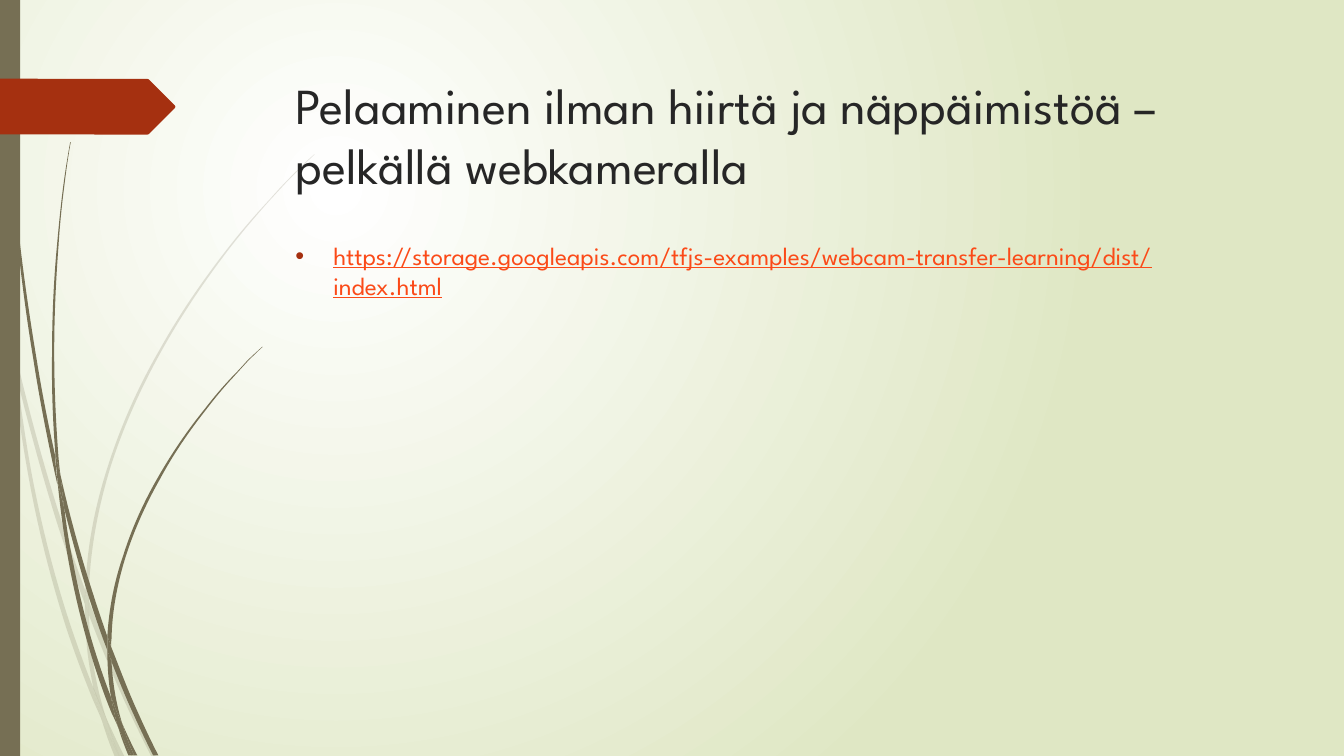
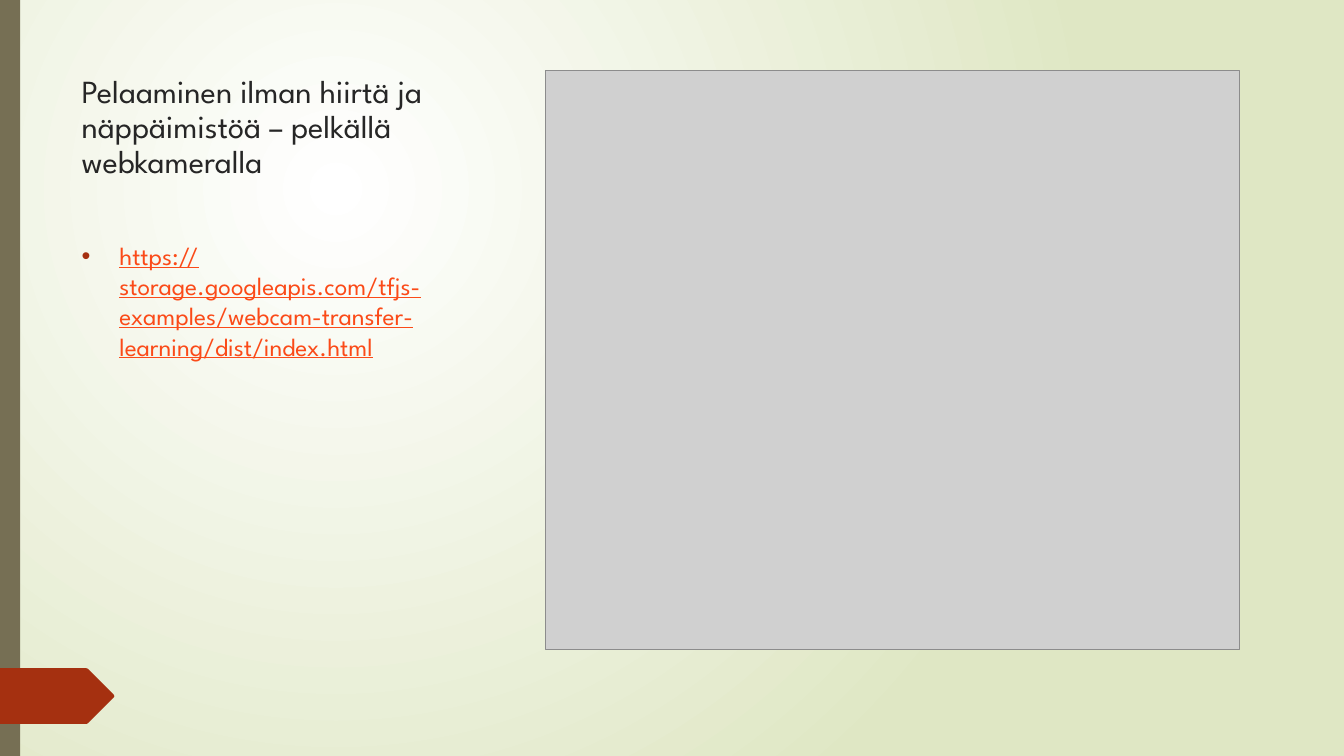
Before and after one commit to Jooseba/DrawTensor, a slide deck: slide 4 of TensorFlow.pptx. Drawn at 1344x756 pixels with LibreOffice and Linux fonts; fonts in the diff are those of the drawing; grey boxes stand for pictures. Boxes give left, top, right and bottom in pixels: in the first picture for what was removed or moved away, otherwise in the second. Text is boxed around its words. In the diff, an @@ line names an element or a change of style, - is before the commit and + after.

Commit message:
updated pptx

```diff
--- a/TensorFlow.pptx
+++ b/TensorFlow.pptx
@@ rectangle removed at box(0, 0, 20, 756) @@
@@ rectangle added at box(0, 0, 1344, 756), fill gradient #FFFFFF to #DFE8C4 @@
@@ rectangle added at box(0, 0, 20, 756), fill #766F54 @@
@@ title "Pelaaminen ilman hiirtä ja näppäimistöä ...": place and size @@
-title "Pelaaminen ilman hiirtä ja näppäimistöä ..." at box(296, 89, 1122, 195)
+title "Pelaaminen ilman hiirtä ja näppäimistöä ..." at box(82, 81, 422, 174)
@@ title "Pelaaminen ilman hiirtä ja näppäimistöä ..." at box(82, 81, 422, 174): size 36 to 23 pt; line spacing 1 to 0.9 @@
@@ picture added at box(545, 71, 1239, 649) @@
@@ text "https://storage.googleapis.com/tfjs-examples/webcam-transfer ..." rewrapped from box(333, 247, 1151, 298) to box(119, 247, 420, 362) @@
@@ freeform shape added at box(0, 668, 115, 724), fill #A53010 @@
```
Also in this commit, not shown: 1 other slide changed.
